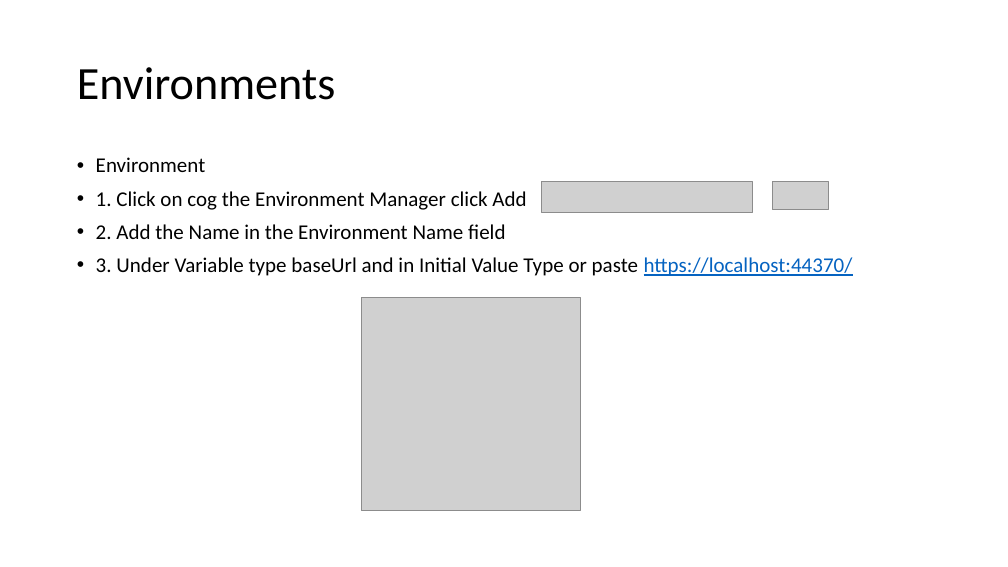
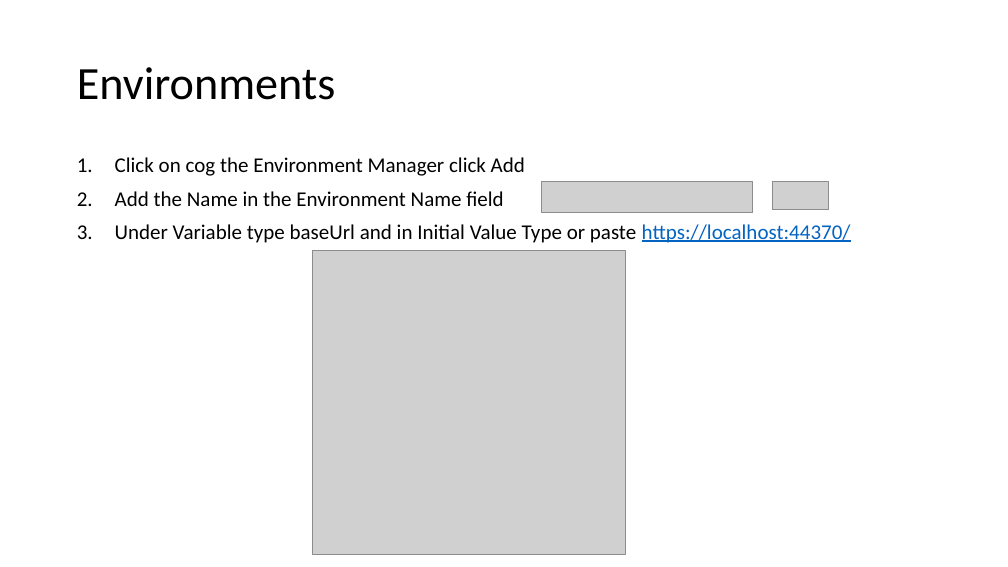
Before and after one commit to CarrieEBeaton/How_Session_Dotnet_Core_Web_Api, a slide deck: slide 3 of Session_1_Md/slides/PostmanTesting.pptx. Drawn at 1008x567 pixels with LibreOffice and Linux fonts; fonts in the diff are those of the drawing; grey boxes stand for pictures. Boxes give left, top, right and bottom in pixels: in the first picture for what was removed or moved away, otherwise in the second. Text is boxed around its words. In the diff, an @@ line names an element or a change of style, - is before the commit and + after.

```diff
--- a/Session_1_Md/slides/PostmanTesting.pptx
+++ b/Session_1_Md/slides/PostmanTesting.pptx
@@ text at <box>115,157,851,243</box>: text changed @@
-• Environment
-• 1. Click on cog the Environment Manager click Add
-• 2. Add the Name in the Environment Name field
-• 3. Under Variable type baseUrl and in Initial Value Type or paste https://localhost:44370/
+1. Click on cog the Environment Manager click Add
+2. Add the Name in the Environment Name field
+3. Under Variable type baseUrl and in Initial Value Type or paste https://localhost:44370/
@@ picture: place and size @@
-picture at <box>361,298,581,511</box>
+picture at <box>313,251,625,555</box>
```
Also in this commit, not shown: 5 other slides changed, 2 other files.
